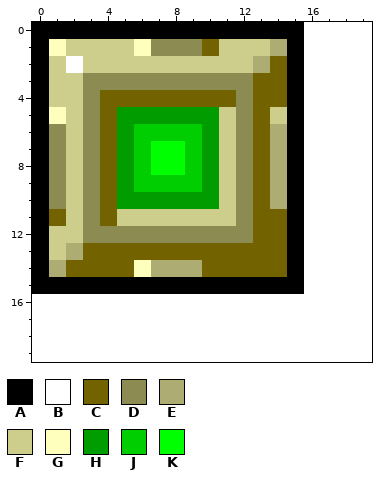
One commit to this pixel-art sprite: resources/mapa_nivel_5/bloque_grande.png. That is the earlier state.
The file is 16x16 pixels. Pixels under 10% opacity are left out. The old version is drawn lined up with the new one, on the new canvas.
Palette (. is transparent): A #000000  B #ffffff  C #736300  D #8c8c52  E #adad73  F #cece8c  G #ffffbd  H #009c00  J #00ce00  K #00ff00
Pixels before, first column x 0:
 0 AAAAAAAAAAAAAAAA
 1 AGFFFFGDDDCFFFEA
 2 AFBFFFFFFFFFFECA
 3 AFFDDDDDDDDDDCCA
 4 AFFDCCCCCCCCDCCA
 5 AGFDCHHHHHHFDCFA
 6 ADFDCHJJJJHFDCEA
 7 ADFDCHJKKJHFDCEA
 8 ADFDCHJKKJHFDCEA
 9 ADFDCHJJJJHFDCEA
10 ADFDCHHHHHHFDCEA
11 ACFDCFFFFFFFDCCA
12 AFFDDDDDDDDDDCCA
13 AFECCCCCCCCCCCCA
14 AECCCCGEEECCCCCA
15 AAAAAAAAAAAAAAAA
And afterwards:
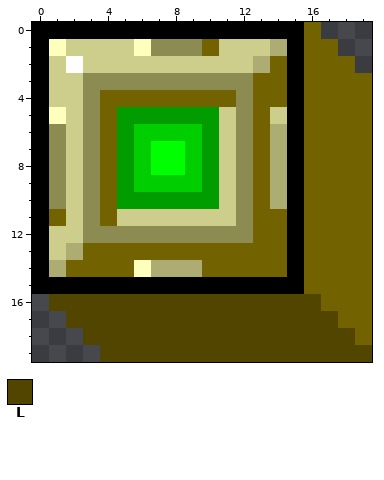
Colours new in this view: L #514500
Message: bloques con sombras
The exact change:
canvas 16x16 -> 20x20
y 0: x 16 . -> C
y 1: x 16..17 .. -> CC
y 2: x 16..18 ... -> CCC
y 3..15: x 16..19 .... -> CCCC
y 16: x 1..19 ................... -> LLLLLLLLLLLLLLLLCCC
y 17: x 2..19 .................. -> LLLLLLLLLLLLLLLLCC
y 18: x 3..19 ................. -> LLLLLLLLLLLLLLLLC
y 19: x 4..19 ................ -> LLLLLLLLLLLLLLLL
Pixel boxes of the changes (left, top, right, bottom) in both pictures:
added: (49, 22, 372, 362)
